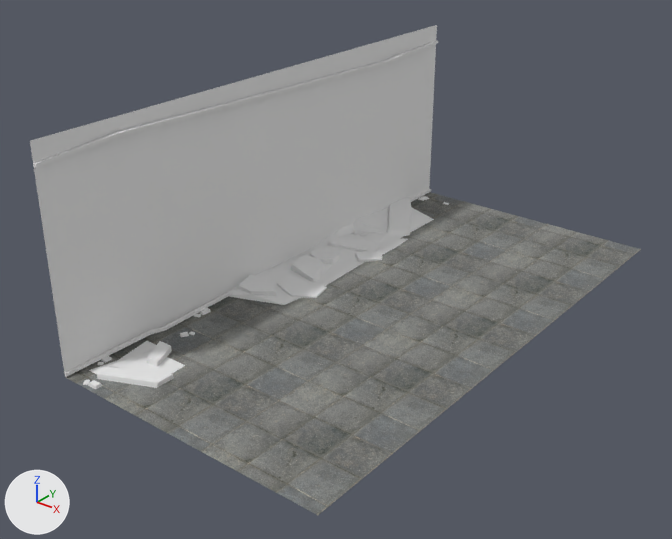
Two versions of the FBX model Assets/BZ_ENV/Models/bz_rooms/bz_room_junk_01.fbx, one commit apart.
One viewpoint serves both versions: a camera (50 mm lens) standing at (10.61, -5.48, 6.13) and looking at (3.62, 3.26, 0.72). Every picture has the same lights, and +X, +Y and +Z are marked at lower left. Where no turn or scale is listed for an object, it has been applied to the vertices.

Names of what the first picture shows: 'bz_room_01', 'bz_room_junk_01'.
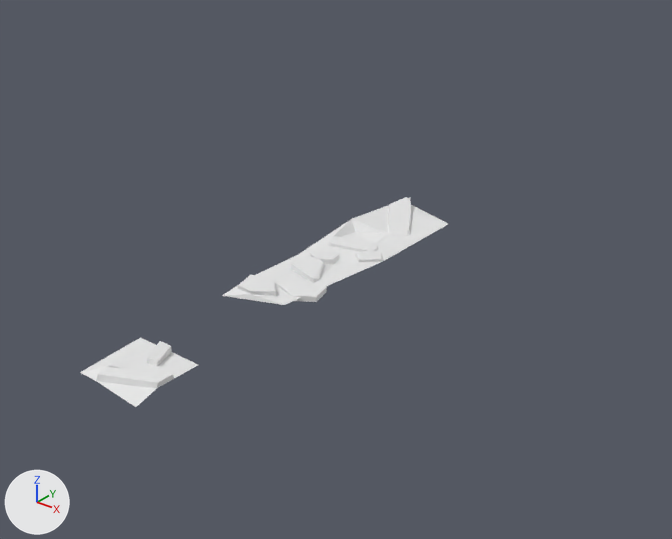
Edits to the bpy script that builds the scene:
```text
Remove ob_bz_room_01:
    ob_bz_room_01 = bpy.data.objects.new('bz_room_01', me_cube_008)
    ob_bz_room_01.location = (0.0, 0.0, 0.0)
```

What differs and where, as boxes (x1, y1, x2, y2) in the pictures (672 x 539 px):
'bz_room_01', deleted
    before: (30, 25, 641, 515)
    faces in mat_bz_room_01 (its picture is missing): (30, 25, 438, 377)
    faces in mat_conc_02 (picture img_bz_concreate_02_png): (65, 192, 641, 515)
    faces in mat_gen_tex_01 (its picture is missing): (83, 196, 449, 389)
